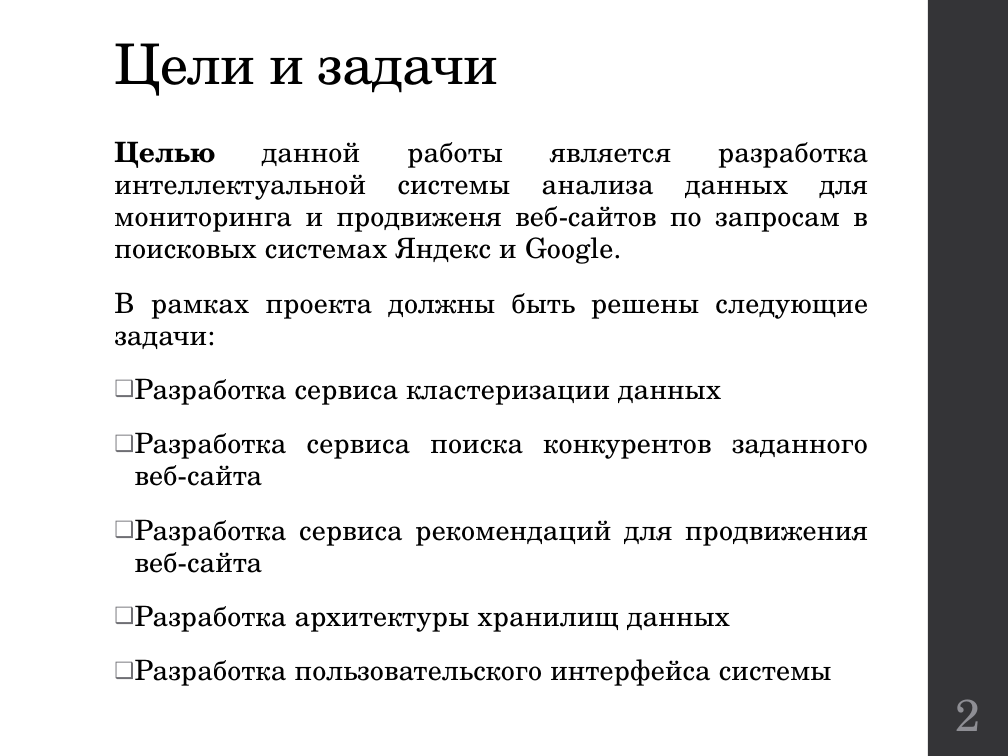
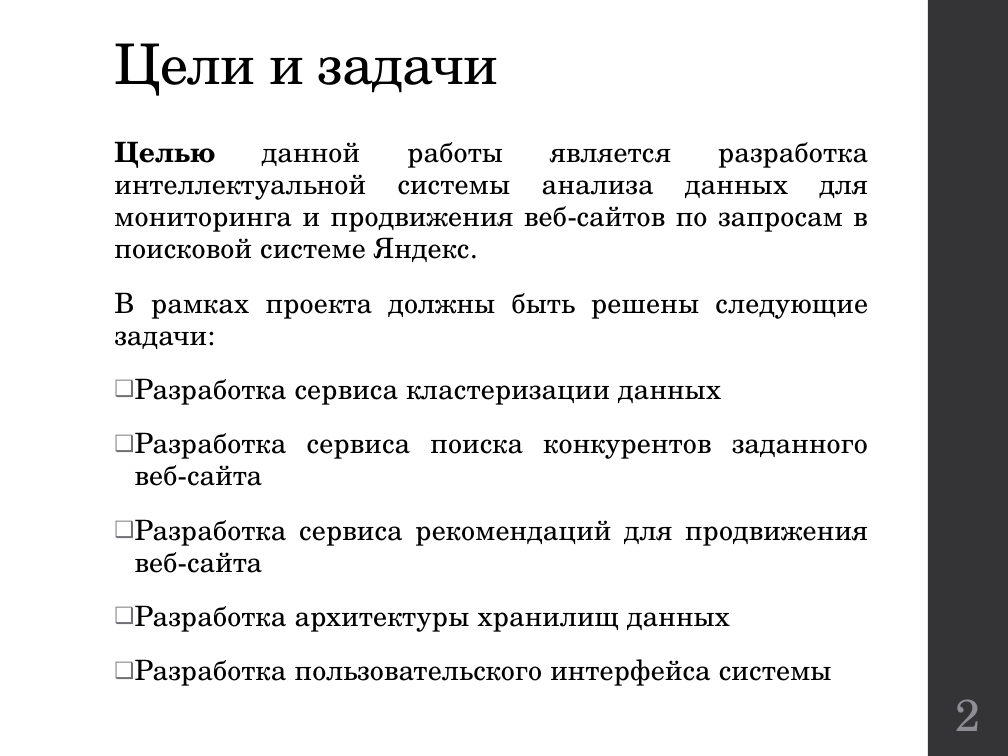
Before and after one commit to kwadraterry/diploma, a slide deck: slide 2 of Отчет/Доклад Неповинных.pptx. Drawn at 1008x756 pixels with LibreOffice and Linux fonts; fonts in the diff are those of the drawing. Boxes give left, top, right and bottom in pixels: in the first picture for what was removed or moved away, otherwise in the second. Text is boxed around its words. In the diff, an @@ line names an element or a change of style, - is before the commit and + after.

```diff
--- a/Отчет/Доклад Неповинных.pptx
+++ b/Отчет/Доклад Неповинных.pptx
@@ text at (x1=114, y1=141, x2=868, y2=262): text changed @@
-Целью данной работы является разработка интеллектуальной системы анализа данных для мониторинга и продвиженя веб-сайтов по запросам в поисковых системах Яндекс и Google.
+Целью данной работы является разработка интеллектуальной системы анализа данных для мониторинга и продвижения веб-сайтов по запросам в поисковой системе Яндекс.
```
Also in this commit, not shown: 3 other slides changed, 1 slide removed.
